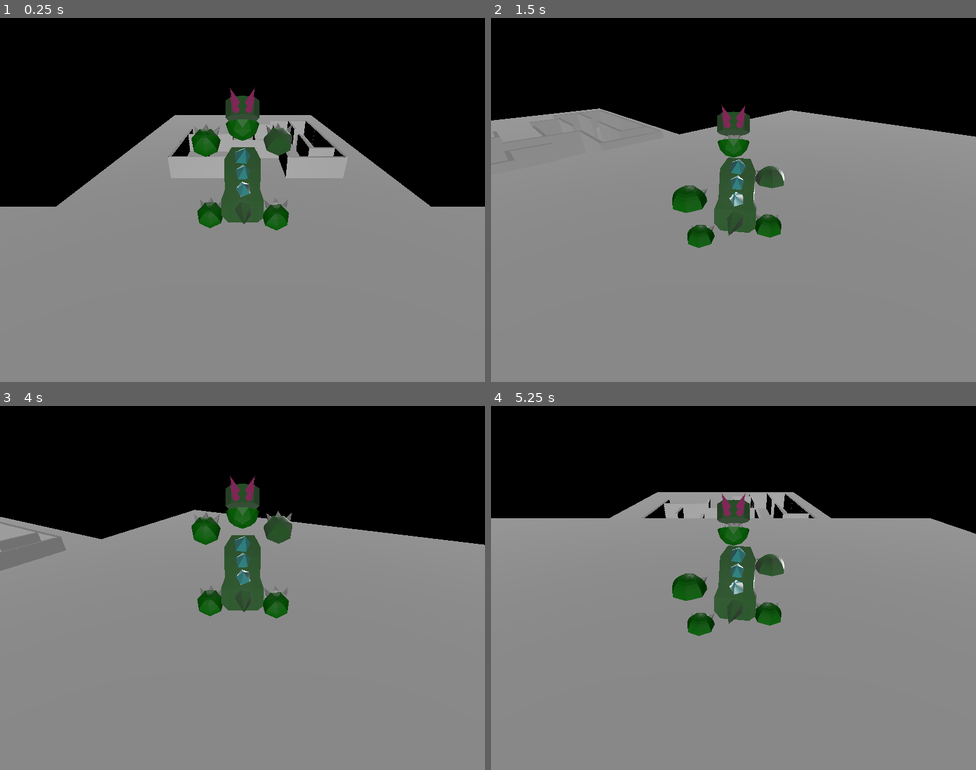
Above: before the commit, frames 1-4 (two rows, left to right).
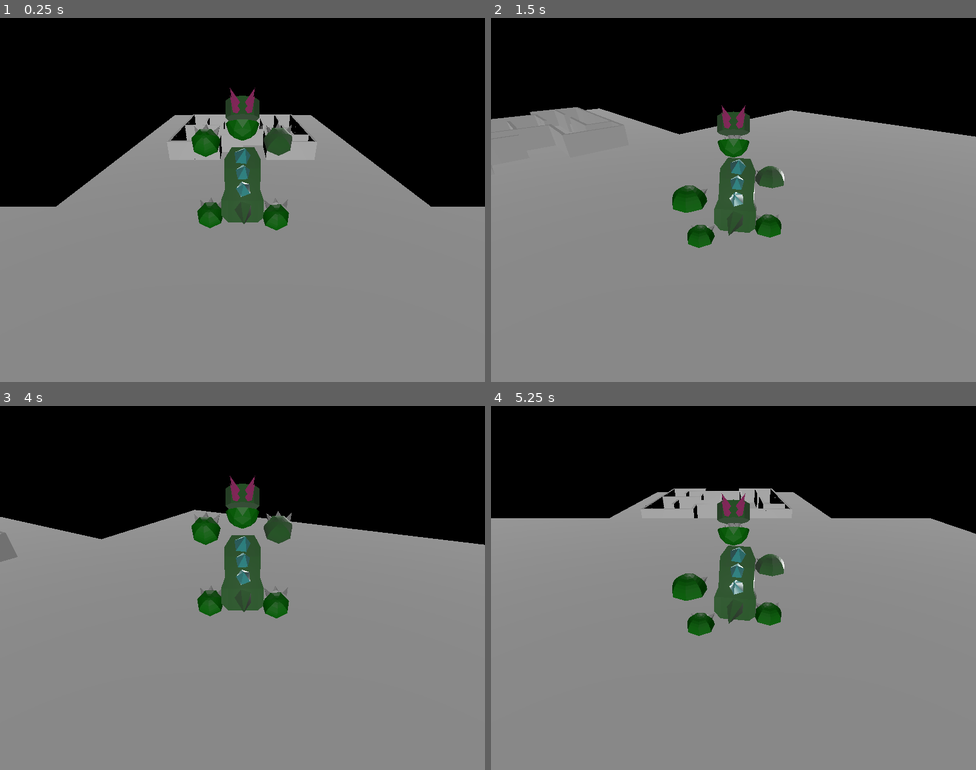
Above: after the commit, the same moments.

Repository: bazylevnik0/dinokid
Game: Godot game, scene res://shadowland.tscn
The game is run twice, just before and just after one commit, with the same random seed, the same clock (stepped at 60 frames per second) and the same inputs. This scene is started directly instead of the project's main scene.
Inputs:
- Up to frame 1 (0.25 s): no input
- Up to frame 2 (1.5 s): hold Right (move_right) 0.53-1.28 s; tap Space (jump) at 0.77 s; hold Down (move_backward) from 1.28 s (still down)
- Up to frame 3 (4 s): tap Space (jump) at 1.52, 3.02, 3.77 s; release Down (move_backward) at 2.03 s; hold Right (move_right) 2.03-2.78 s; hold Up (move_forward) 2.78-3.53 s; hold Left (move_left) from 3.53 s (still down)
- Up to frame 4 (5.25 s): tap Space (jump) at 4.52 s; release Left (move_left) at 5.03 s; hold Down (move_backward) from 5.03 s (still down)

The runs differ from the first frame. In frame 1, 1.6% of the frame differs, in the area x 34-72%, y 26-44%; in frame 2, 0.2%; in frame 3, 0.8%; in frame 4, 0.8%.

Commit message:
shadowland: finished walls in the maze

Diff:
--- a/shadowland.tscn
+++ b/shadowland.tscn
@@ -504,253 +504,302 @@
 transform = Transform3D(1, 0, 0, 0, 1, 0, 0, 0, 1, 0.0959473, 0.273926, -84.8186)
 shape = SubResource("BoxShape3D_uqfyx")
 
+[node name="MazeWall47" type="CollisionShape3D" parent="StaticBody3D"]
+transform = Transform3D(0.999996, 0, -0.00281868, 0, 1, 0, 0.00281868, 0, 0.999996, -3.00191, 1.694, -90.4495)
+shape = SubResource("BoxShape3D_bnrx3")
+
+[node name="maze_wall" parent="StaticBody3D/MazeWall47" instance=ExtResource("5_ahp8i")]
+transform = Transform3D(-4.37114e-08, 0, 1, 0, 1, 0, -1, 0, -4.37114e-08, 0, 0.00535107, 0)
+
+[node name="MazeWall46" type="CollisionShape3D" parent="StaticBody3D"]
+transform = Transform3D(-0.999999, 0, 0.00140934, 0, 1, 0, -0.00140934, 0, -0.999999, -4.79091, 1.694, -90.4535)
+shape = SubResource("BoxShape3D_bnrx3")
+
+[node name="maze_wall" parent="StaticBody3D/MazeWall46" instance=ExtResource("5_ahp8i")]
+transform = Transform3D(-4.37114e-08, 0, 1, 0, 1, 0, -1, 0, -4.37114e-08, 0, 0.00535107, 0)
+
+[node name="MazeWall45" type="CollisionShape3D" parent="StaticBody3D"]
+transform = Transform3D(-0.000704671, 0, -1, 0, 1, 0, 1, 0, -0.000704671, -5.70291, 1.694, -89.4225)
+shape = SubResource("BoxShape3D_bnrx3")
+
+[node name="maze_wall" parent="StaticBody3D/MazeWall45" instance=ExtResource("5_ahp8i")]
+transform = Transform3D(-4.37114e-08, 0, 1, 0, 1, 0, -1, 0, -4.37114e-08, 0, 0.00535107, 0)
+
+[node name="MazeWall44" type="CollisionShape3D" parent="StaticBody3D"]
+transform = Transform3D(-0.000352358, 0, -1, 0, 1, 0, 1, 0, -0.000352358, -5.68391, 1.694, -87.7345)
+shape = SubResource("BoxShape3D_bnrx3")
+
+[node name="maze_wall" parent="StaticBody3D/MazeWall44" instance=ExtResource("5_ahp8i")]
+transform = Transform3D(-4.37114e-08, 0, 1, 0, 1, 0, -1, 0, -4.37114e-08, 0, 0.00535107, 0)
+
+[node name="MazeWall43" type="CollisionShape3D" parent="StaticBody3D"]
+transform = Transform3D(0.000176201, 0, 1, 0, 1, 0, -1, 0, 0.000176201, -3.76191, 1.694, -87.7545)
+shape = SubResource("BoxShape3D_bnrx3")
+
+[node name="maze_wall" parent="StaticBody3D/MazeWall43" instance=ExtResource("5_ahp8i")]
+transform = Transform3D(-4.37114e-08, 0, 1, 0, 1, 0, -1, 0, -4.37114e-08, 0, 0.00535107, 0)
+
+[node name="MazeWall42" type="CollisionShape3D" parent="StaticBody3D"]
+transform = Transform3D(1, 0, -8.81222e-05, 0, 1, 0, 8.81222e-05, 0, 1, -2.83991, 1.694, -88.6715)
+shape = SubResource("BoxShape3D_bnrx3")
+
+[node name="maze_wall" parent="StaticBody3D/MazeWall42" instance=ExtResource("5_ahp8i")]
+transform = Transform3D(-4.37114e-08, 0, 1, 0, 1, 0, -1, 0, -4.37114e-08, 0, 0.00535107, 0)
+
+[node name="MazeWall41" type="CollisionShape3D" parent="StaticBody3D"]
+transform = Transform3D(1, 0, -4.40611e-05, 0, 1, 0, 4.40611e-05, 0, 1, -0.931913, 1.694, -88.6695)
+shape = SubResource("BoxShape3D_bnrx3")
+
+[node name="maze_wall" parent="StaticBody3D/MazeWall41" instance=ExtResource("5_ahp8i")]
+transform = Transform3D(-4.37114e-08, 0, 1, 0, 1, 0, -1, 0, -4.37114e-08, 0, 0.00535107, 0)
+
 [node name="MazeWall40" type="CollisionShape3D" parent="StaticBody3D"]
-transform = Transform3D(1, 0, -2.20305e-05, 0, 1, 0, 2.20305e-05, 0, 1, 3.8575, 1.694, -86.9944)
+transform = Transform3D(1, 0, -2.20305e-05, 0, 1, 0, 2.20305e-05, 0, 1, 2.85459, 1.694, -90.4409)
 shape = SubResource("BoxShape3D_bnrx3")
 
 [node name="maze_wall" parent="StaticBody3D/MazeWall40" instance=ExtResource("5_ahp8i")]
 transform = Transform3D(-4.37114e-08, 0, 1, 0, 1, 0, -1, 0, -4.37114e-08, 0, 0.00535107, 0)
 
 [node name="MazeWall39" type="CollisionShape3D" parent="StaticBody3D"]
-transform = Transform3D(1, 0, -1.10153e-05, 0, 1, 0, 1.10153e-05, 0, 1, 5.68426, 1.694, -86.999)
+transform = Transform3D(1, 0, -1.10153e-05, 0, 1, 0, 1.10153e-05, 0, 1, 4.68135, 1.694, -90.4456)
 shape = SubResource("BoxShape3D_bnrx3")
 
 [node name="maze_wall" parent="StaticBody3D/MazeWall39" instance=ExtResource("5_ahp8i")]
 transform = Transform3D(-4.37114e-08, 0, 1, 0, 1, 0, -1, 0, -4.37114e-08, 0, 0.00535107, 0)
 
 [node name="MazeWall38" type="CollisionShape3D" parent="StaticBody3D"]
-transform = Transform3D(-1, 0, 5.50764e-06, 0, 1, 0, -5.50764e-06, 0, -1, 2.071, 1.694, -85.2349)
+transform = Transform3D(-1, 0, 5.50764e-06, 0, 1, 0, -5.50764e-06, 0, -1, 1.06809, 1.694, -88.6814)
 shape = SubResource("BoxShape3D_bnrx3")
 
 [node name="maze_wall" parent="StaticBody3D/MazeWall38" instance=ExtResource("5_ahp8i")]
 transform = Transform3D(-4.37114e-08, 0, 1, 0, 1, 0, -1, 0, -4.37114e-08, 0, 0.00535107, 0)
 
 [node name="MazeWall37" type="CollisionShape3D" parent="StaticBody3D"]
-transform = Transform3D(2.75382e-06, 0, 1, 0, 1, 0, -1, 0, 2.75382e-06, 4.748, 1.694, -86.128)
+transform = Transform3D(2.75382e-06, 0, 1, 0, 1, 0, -1, 0, 2.75382e-06, 3.74509, 1.694, -89.5745)
 shape = SubResource("BoxShape3D_bnrx3")
 
 [node name="maze_wall" parent="StaticBody3D/MazeWall37" instance=ExtResource("5_ahp8i")]
 transform = Transform3D(-4.37114e-08, 0, 1, 0, 1, 0, -1, 0, -4.37114e-08, 0, 0.00535107, 0)
 
 [node name="MazeWall36" type="CollisionShape3D" parent="StaticBody3D"]
-transform = Transform3D(1.35505e-06, 0, 1, 0, 1, 0, -1, 0, 1.35505e-06, 6.57402, 1.694, -86.1123)
+transform = Transform3D(1.35505e-06, 0, 1, 0, 1, 0, -1, 0, 1.35505e-06, 5.5711, 1.694, -89.5588)
 shape = SubResource("BoxShape3D_bnrx3")
 
 [node name="maze_wall" parent="StaticBody3D/MazeWall36" instance=ExtResource("5_ahp8i")]
 transform = Transform3D(-4.37114e-08, 0, 1, 0, 1, 0, -1, 0, -4.37114e-08, 0, 0.00535107, 0)
 
 [node name="MazeWall35" type="CollisionShape3D" parent="StaticBody3D"]
-transform = Transform3D(6.55671e-07, 0, 1, 0, 1, 0, -1, 0, 6.55671e-07, 6.571, 1.694, -84.331)
+transform = Transform3D(6.55671e-07, 0, 1, 0, 1, 0, -1, 0, 6.55671e-07, 5.56809, 1.694, -87.7775)
 shape = SubResource("BoxShape3D_bnrx3")
 
 [node name="maze_wall" parent="StaticBody3D/MazeWall35" instance=ExtResource("5_ahp8i")]
 transform = Transform3D(-4.37114e-08, 0, 1, 0, 1, 0, -1, 0, -4.37114e-08, 0, 0.00535107, 0)
 
 [node name="MazeWall34" type="CollisionShape3D" parent="StaticBody3D"]
-transform = Transform3D(6.55671e-07, 0, 1, 0, 1, 0, -1, 0, 6.55671e-07, 6.57861, 1.694, -82.5655)
+transform = Transform3D(6.55671e-07, 0, 1, 0, 1, 0, -1, 0, 6.55671e-07, 5.5757, 1.694, -86.012)
 shape = SubResource("BoxShape3D_bnrx3")
 
 [node name="maze_wall" parent="StaticBody3D/MazeWall34" instance=ExtResource("5_ahp8i")]
 transform = Transform3D(-4.37114e-08, 0, 1, 0, 1, 0, -1, 0, -4.37114e-08, 0, 0.00535107, 0)
 
 [node name="MazeWall33" type="CollisionShape3D" parent="StaticBody3D"]
-transform = Transform3D(3.0598e-07, 0, 1, 0, 1, 0, -1, 0, 3.0598e-07, 4.739, 1.694, -84.351)
+transform = Transform3D(3.0598e-07, 0, 1, 0, 1, 0, -1, 0, 3.0598e-07, 3.73609, 1.694, -87.7975)
 shape = SubResource("BoxShape3D_bnrx3")
 
 [node name="maze_wall" parent="StaticBody3D/MazeWall33" instance=ExtResource("5_ahp8i")]
 transform = Transform3D(-4.37114e-08, 0, 1, 0, 1, 0, -1, 0, -4.37114e-08, 0, 0.00535107, 0)
 
 [node name="MazeWall31" type="CollisionShape3D" parent="StaticBody3D"]
-transform = Transform3D(-4.37114e-08, 0, -1, 0, 1, 0, 1, 0, -4.37114e-08, 2.974, 1.694, -84.358)
+transform = Transform3D(-4.37114e-08, 0, -1, 0, 1, 0, 1, 0, -4.37114e-08, 1.97109, 1.694, -87.8045)
 shape = SubResource("BoxShape3D_bnrx3")
 
 [node name="maze_wall" parent="StaticBody3D/MazeWall31" instance=ExtResource("5_ahp8i")]
 transform = Transform3D(-4.37114e-08, 0, 1, 0, 1, 0, -1, 0, -4.37114e-08, 0, 0.00535107, 0)
 
 [node name="MazeWall1" type="CollisionShape3D" parent="StaticBody3D"]
-transform = Transform3D(1, 0, 0, 0, 1, 0, 0, 0, 1, -1.85483, 1.69394, -76.0837)
+transform = Transform3D(1, 0, 0, 0, 1, 0, 0, 0, 1, -2.85774, 1.69394, -79.5302)
 shape = SubResource("BoxShape3D_bnrx3")
 
 [node name="maze_wall" parent="StaticBody3D/MazeWall1" instance=ExtResource("5_ahp8i")]
 transform = Transform3D(-4.37114e-08, 0, 1, 0, 1, 0, -1, 0, -4.37114e-08, 0, 0.00535107, 0)
 
 [node name="MazeWall5" type="CollisionShape3D" parent="StaticBody3D"]
-transform = Transform3D(1, 0, 1.74846e-07, 0, 1, 0, -1.74846e-07, 0, 1, -3.8165, 1.694, -76.0827)
+transform = Transform3D(1, 0, 1.74846e-07, 0, 1, 0, -1.74846e-07, 0, 1, -4.81941, 1.694, -79.5292)
 shape = SubResource("BoxShape3D_bnrx3")
 
 [node name="maze_wall" parent="StaticBody3D/MazeWall5" instance=ExtResource("5_ahp8i")]
 transform = Transform3D(-4.37114e-08, 0, 1, 0, 1, 0, -1, 0, -4.37114e-08, 0, 0.00535107, 0)
 
 [node name="MazeWall4" type="CollisionShape3D" parent="StaticBody3D"]
-transform = Transform3D(-1, 0, -8.74228e-08, 0, 1, 0, 8.74228e-08, 0, -1, -0.013, 1.694, -77.876)
+transform = Transform3D(-1, 0, -8.74228e-08, 0, 1, 0, 8.74228e-08, 0, -1, -1.01591, 1.694, -81.3225)
 shape = SubResource("BoxShape3D_bnrx3")
 
 [node name="maze_wall" parent="StaticBody3D/MazeWall4" instance=ExtResource("5_ahp8i")]
 transform = Transform3D(-4.37114e-08, 0, 1, 0, 1, 0, -1, 0, -4.37114e-08, 0, 0.00535107, 0)
 
 [node name="MazeWall7" type="CollisionShape3D" parent="StaticBody3D"]
-transform = Transform3D(-1, 0, -8.74228e-08, 0, 1, 0, 8.74228e-08, 0, -1, 3.81763, 1.694, -76.0887)
+transform = Transform3D(-1, 0, -8.74228e-08, 0, 1, 0, 8.74228e-08, 0, -1, 2.81472, 1.694, -79.5352)
 shape = SubResource("BoxShape3D_bnrx3")
 
 [node name="maze_wall" parent="StaticBody3D/MazeWall7" instance=ExtResource("5_ahp8i")]
 transform = Transform3D(-4.37114e-08, 0, 1, 0, 1, 0, -1, 0, -4.37114e-08, 0, -0.0150723, 0)
 
 [node name="MazeWall27" type="CollisionShape3D" parent="StaticBody3D"]
-transform = Transform3D(-0.0203547, 4.79029e-19, 0.969038, -8.0689e-19, 0.999992, -1.33044e-19, -0.969038, -6.82752e-19, -0.0203547, 3.004, 1.694, -82.7281)
+transform = Transform3D(-0.0203547, 4.79029e-19, 0.969038, -8.0689e-19, 0.999992, -1.33044e-19, -0.969038, -6.82752e-19, -0.0203547, 2.00109, 1.694, -86.1746)
 shape = SubResource("BoxShape3D_bnrx3")
 
 [node name="maze_wall" parent="StaticBody3D/MazeWall27" instance=ExtResource("5_ahp8i")]
 transform = Transform3D(-4.37114e-08, 0, 1, 0, 1, 0, -1, 0, -4.37114e-08, 0, 0.00535107, 0)
 
 [node name="MazeWall26" type="CollisionShape3D" parent="StaticBody3D"]
-transform = Transform3D(-0.0103381, -1.04749e-19, 0.984451, -4.77027e-19, 0.999996, 3.40084e-19, -0.984451, -5.88232e-19, -0.0103381, 1.033, 1.694, -82.516)
+transform = Transform3D(-0.0103381, -1.04749e-19, 0.984451, -4.77027e-19, 0.999996, 3.40084e-19, -0.984451, -5.88232e-19, -0.0103381, 0.0300865, 1.694, -85.9625)
 shape = SubResource("BoxShape3D_bnrx3")
 
 [node name="maze_wall" parent="StaticBody3D/MazeWall26" instance=ExtResource("5_ahp8i")]
 transform = Transform3D(-4.37114e-08, 0, 1, 0, 1, 0, -1, 0, -4.37114e-08, 0, 0.00535107, 0)
 
 [node name="MazeWall25" type="CollisionShape3D" parent="StaticBody3D"]
-transform = Transform3D(-0.00520968, -3.49073e-19, 0.992209, -6.94537e-20, 0.999998, 4.11139e-19, -0.992209, -2.4287e-19, -0.00520968, -1.004, 1.694, -82.527)
+transform = Transform3D(-0.00520968, -3.49073e-19, 0.992209, -6.94537e-20, 0.999998, 4.11139e-19, -0.992209, -2.4287e-19, -0.00520968, -2.00691, 1.694, -85.9735)
 shape = SubResource("BoxShape3D_bnrx3")
 
 [node name="maze_wall" parent="StaticBody3D/MazeWall25" instance=ExtResource("5_ahp8i")]
 transform = Transform3D(-4.37114e-08, 0, 1, 0, 1, 0, -1, 0, -4.37114e-08, 0, 0.00535107, 0)
 
 [node name="MazeWall24" type="CollisionShape3D" parent="StaticBody3D"]
-transform = Transform3D(0.00261506, 5.21699e-20, -0.9961, -2.39891e-19, 0.999999, 1.71734e-19, 0.9961, 2.96332e-19, 0.00261506, -4.693, 1.694, -82.505)
+transform = Transform3D(0.00261506, 5.21699e-20, -0.9961, -2.39891e-19, 0.999999, 1.71734e-19, 0.9961, 2.96332e-19, 0.00261506, -5.69591, 1.694, -85.9515)
 shape = SubResource("BoxShape3D_bnrx3")
 
 [node name="maze_wall" parent="StaticBody3D/MazeWall24" instance=ExtResource("5_ahp8i")]
 transform = Transform3D(-4.37114e-08, 0, 1, 0, 1, 0, -1, 0, -4.37114e-08, 0, 0.00535107, 0)
 
 [node name="MazeWall23" type="CollisionShape3D" parent="StaticBody3D"]
-transform = Transform3D(0.998049, 1.48328e-19, 0.00131011, -1.20006e-19, 1, 8.60297e-20, -0.00131011, -2.60132e-20, 0.998049, -1.884, 1.694, -81.627)
+transform = Transform3D(0.998049, 1.48328e-19, 0.00131011, -1.20006e-19, 1, 8.60297e-20, -0.00131011, -2.60132e-20, 0.998049, -2.88691, 1.694, -85.0735)
 shape = SubResource("BoxShape3D_bnrx3")
 
 [node name="maze_wall" parent="StaticBody3D/MazeWall23" instance=ExtResource("5_ahp8i")]
 transform = Transform3D(-4.37114e-08, 0, 1, 0, 1, 0, -1, 0, -4.37114e-08, 0, 0.00535107, 0)
 
 [node name="MazeWall22" type="CollisionShape3D" parent="StaticBody3D"]
-transform = Transform3D(-0.999024, 9.23778e-17, -0.000655693, -1.25601e-16, 1, 3.76601e-18, 0.000655693, -8.87684e-17, -0.999024, -3.774, 1.694, -81.635)
+transform = Transform3D(-0.999024, 9.23778e-17, -0.000655693, -1.25601e-16, 1, 3.76601e-18, 0.000655693, -8.87684e-17, -0.999024, -4.77691, 1.694, -85.0815)
 shape = SubResource("BoxShape3D_bnrx3")
 
 [node name="maze_wall" parent="StaticBody3D/MazeWall22" instance=ExtResource("5_ahp8i")]
 transform = Transform3D(-4.37114e-08, 0, 1, 0, 1, 0, -1, 0, -4.37114e-08, 0, 0.00535107, 0)
 
 [node name="MazeWall21" type="CollisionShape3D" parent="StaticBody3D"]
-transform = Transform3D(-0.000328006, 9.06102e-17, 0.999512, -6.09476e-17, 1, 6.47051e-17, -0.999512, 1.7982e-18, -0.000328006, -4.702, 1.695, -80.75)
+transform = Transform3D(-0.000328006, 9.06102e-17, 0.999512, -6.09476e-17, 1, 6.47051e-17, -0.999512, 1.7982e-18, -0.000328006, -5.70491, 1.695, -84.1965)
 shape = SubResource("BoxShape3D_bnrx3")
 
 [node name="maze_wall" parent="StaticBody3D/MazeWall21" instance=ExtResource("5_ahp8i")]
 transform = Transform3D(-4.37114e-08, 0, 1, 0, 1, 0, -1, 0, -4.37114e-08, 0, 0.00535107, 0)
 
 [node name="MazeWall20" type="CollisionShape3D" parent="StaticBody3D"]
-transform = Transform3D(-0.000164065, 4.62119e-17, 0.999756, 1.87663e-18, 1, 6.28392e-17, -0.999756, -4.44169e-17, -0.000164065, 1.038, 1.694, -80.725)
+transform = Transform3D(-0.000164065, 4.62119e-17, 0.999756, 1.87663e-18, 1, 6.28392e-17, -0.999756, -4.44169e-17, -0.000164065, 0.0350865, 1.694, -84.1715)
 shape = SubResource("BoxShape3D_bnrx3")
 
 [node name="maze_wall" parent="StaticBody3D/MazeWall20" instance=ExtResource("5_ahp8i")]
 transform = Transform3D(-4.37114e-08, 0, 1, 0, 1, 0, -1, 0, -4.37114e-08, 0, 0.00535107, 0)
 
 [node name="MazeWall19" type="CollisionShape3D" parent="StaticBody3D"]
-transform = Transform3D(-8.20644e-05, 8.96654e-19, 0.999878, 3.23606e-17, 1, 3.0485e-17, -0.999878, -4.5319e-17, -8.20644e-05, 4.759, 1.694, -80.768)
+transform = Transform3D(-8.20644e-05, 8.96654e-19, 0.999878, 3.23606e-17, 1, 3.0485e-17, -0.999878, -4.5319e-17, -8.20644e-05, 3.75609, 1.694, -84.2145)
 shape = SubResource("BoxShape3D_bnrx3")
 
 [node name="maze_wall" parent="StaticBody3D/MazeWall19" instance=ExtResource("5_ahp8i")]
 transform = Transform3D(-4.37114e-08, 0, 1, 0, 1, 0, -1, 0, -4.37114e-08, 0, 0.00535107, 0)
 
 [node name="MazeWall18" type="CollisionShape3D" parent="StaticBody3D"]
-transform = Transform3D(4.10566e-05, -2.31092e-17, -0.999939, 9.39399e-19, 1, 3.14231e-17, 0.999939, 2.22102e-17, 4.10566e-05, 6.553, 1.694, -80.7644)
+transform = Transform3D(4.10566e-05, -2.31092e-17, -0.999939, 9.39399e-19, 1, 3.14231e-17, 0.999939, 2.22102e-17, 4.10566e-05, 5.55009, 1.694, -84.2109)
 shape = SubResource("BoxShape3D_bnrx3")
 
 [node name="maze_wall" parent="StaticBody3D/MazeWall18" instance=ExtResource("5_ahp8i")]
 transform = Transform3D(-4.37114e-08, 0, 1, 0, 1, 0, -1, 0, -4.37114e-08, 0, 0.00535107, 0)
 
 [node name="MazeWall17" type="CollisionShape3D" parent="StaticBody3D"]
-transform = Transform3D(2.05071e-05, -2.26598e-17, -0.999969, -1.52415e-17, 1, 1.61817e-17, 0.999969, -4.50068e-19, 2.05071e-05, 4.75, 1.694, -78.812)
+transform = Transform3D(2.05071e-05, -2.26598e-17, -0.999969, -1.52415e-17, 1, 1.61817e-17, 0.999969, -4.50068e-19, 2.05071e-05, 3.74709, 1.694, -82.2585)
 shape = SubResource("BoxShape3D_bnrx3")
 
 [node name="maze_wall" parent="StaticBody3D/MazeWall17" instance=ExtResource("5_ahp8i")]
 transform = Transform3D(-4.37114e-08, 0, 1, 0, 1, 0, -1, 0, -4.37114e-08, 0, 0.00535107, 0)
 
 [node name="MazeWall16" type="CollisionShape3D" parent="StaticBody3D"]
-transform = Transform3D(-0.999985, 6.69679e-13, -1.02755e-05, -1.17774e-12, 1, 2.68234e-13, 1.02755e-05, 1.03562e-12, -0.999985, 5.635, 1.694, -77.913)
+transform = Transform3D(-0.999985, 6.69679e-13, -1.02755e-05, -1.17774e-12, 1, 2.68234e-13, 1.02755e-05, 1.03562e-12, -0.999985, 4.63209, 1.694, -81.3595)
 shape = SubResource("BoxShape3D_bnrx3")
 
 [node name="maze_wall" parent="StaticBody3D/MazeWall16" instance=ExtResource("5_ahp8i")]
 transform = Transform3D(-4.37114e-08, 0, 1, 0, 1, 0, -1, 0, -4.37114e-08, 0, 0.00535107, 0)
 
 [node name="MazeWall15" type="CollisionShape3D" parent="StaticBody3D"]
-transform = Transform3D(5.13781e-06, 8.5265e-13, -0.999992, -7.22989e-13, 1, -4.54747e-13, 0.999992, 1.82977e-13, 5.13781e-06, 6.555, 1.694, -78.924)
+transform = Transform3D(5.13781e-06, 8.5265e-13, -0.999992, -7.22989e-13, 1, -4.54747e-13, 0.999992, 1.82977e-13, 5.13781e-06, 5.55209, 1.694, -82.3705)
 shape = SubResource("BoxShape3D_bnrx3")
 
 [node name="maze_wall" parent="StaticBody3D/MazeWall15" instance=ExtResource("5_ahp8i")]
 transform = Transform3D(-4.37114e-08, 0, 1, 0, 1, 0, -1, 0, -4.37114e-08, 0, 0.00535107, 0)
 
 [node name="MazeWall14" type="CollisionShape3D" parent="StaticBody3D"]
-transform = Transform3D(0.999996, 9.14892e-14, 2.59077e-06, -3.61495e-13, 1, -2.27374e-13, -2.59077e-06, -4.26326e-13, 0.999996, 0.109, 1.694, -79.823)
+transform = Transform3D(0.999996, 9.14892e-14, 2.59077e-06, -3.61495e-13, 1, -2.27374e-13, -2.59077e-06, -4.26326e-13, 0.999996, -0.893914, 1.694, -83.2695)
 shape = SubResource("BoxShape3D_bnrx3")
 
 [node name="maze_wall" parent="StaticBody3D/MazeWall14" instance=ExtResource("5_ahp8i")]
 transform = Transform3D(-4.37114e-08, 0, 1, 0, 1, 0, -1, 0, -4.37114e-08, 0, 0.00535107, 0)
 
 [node name="MazeWall13" type="CollisionShape3D" parent="StaticBody3D"]
-transform = Transform3D(-0.999998, -7.24232e-08, -1.29539e-06, -7.24233e-08, 1, -1.74845e-07, 1.29539e-06, -1.74845e-07, -0.999998, 2.034, 1.694, -79.821)
+transform = Transform3D(-0.999998, -7.24232e-08, -1.29539e-06, -7.24233e-08, 1, -1.74845e-07, 1.29539e-06, -1.74845e-07, -0.999998, 1.03109, 1.694, -83.2675)
 shape = SubResource("BoxShape3D_bnrx3")
 
 [node name="maze_wall" parent="StaticBody3D/MazeWall13" instance=ExtResource("5_ahp8i")]
 transform = Transform3D(-4.37114e-08, 0, 1, 0, 1, 0, -1, 0, -4.37114e-08, 0, 0.00535107, 0)
 
 [node name="MazeWall12" type="CollisionShape3D" parent="StaticBody3D"]
-transform = Transform3D(-6.47694e-07, 5.12111e-08, 0.999999, -1.23634e-07, 1, -5.12111e-08, -0.999999, -1.23634e-07, -6.47694e-07, 2.943, 1.694, -78.922)
+transform = Transform3D(-6.47694e-07, 5.12111e-08, 0.999999, -1.23634e-07, 1, -5.12111e-08, -0.999999, -1.23634e-07, -6.47694e-07, 1.94009, 1.694, -82.3685)
 shape = SubResource("BoxShape3D_bnrx3")
 
 [node name="maze_wall" parent="StaticBody3D/MazeWall12" instance=ExtResource("5_ahp8i")]
 transform = Transform3D(-4.37114e-08, 0, 1, 0, 1, 0, -1, 0, -4.37114e-08, 0, 0.00535107, 0)
 
 [node name="MazeWall11" type="CollisionShape3D" parent="StaticBody3D"]
-transform = Transform3D(-3.45703e-07, -3.62117e-08, 1, -8.74228e-08, 1, 3.62117e-08, -1, -8.74227e-08, -3.45703e-07, -2.82, 1.694, -78.955)
+transform = Transform3D(-3.45703e-07, -3.62117e-08, 1, -8.74228e-08, 1, 3.62117e-08, -1, -8.74227e-08, -3.45703e-07, -3.82291, 1.694, -82.4015)
 shape = SubResource("BoxShape3D_bnrx3")
 
 [node name="maze_wall" parent="StaticBody3D/MazeWall11" instance=ExtResource("5_ahp8i")]
 transform = Transform3D(-4.37114e-08, 0, 1, 0, 1, 0, -1, 0, -4.37114e-08, 0, 0.00535107, 0)
 
 [node name="MazeWall10" type="CollisionShape3D" parent="StaticBody3D"]
-transform = Transform3D(1.94707e-07, -2.56055e-08, -1, -6.18172e-08, 1, -2.56055e-08, 1, 6.18172e-08, 1.94707e-07, -4.696, 1.694, -78.941)
+transform = Transform3D(1.94707e-07, -2.56055e-08, -1, -6.18172e-08, 1, -2.56055e-08, 1, 6.18172e-08, 1.94707e-07, -5.69891, 1.694, -82.3875)
 shape = SubResource("BoxShape3D_bnrx3")
 
 [node name="maze_wall" parent="StaticBody3D/MazeWall10" instance=ExtResource("5_ahp8i")]
 transform = Transform3D(-4.37114e-08, 0, 1, 0, 1, 0, -1, 0, -4.37114e-08, 0, 0.00535107, 0)
 
 [node name="MazeWall9" type="CollisionShape3D" parent="StaticBody3D"]
-transform = Transform3D(-7.54979e-08, -1.81058e-08, 1, -4.37114e-08, 1, 1.81058e-08, -1, -4.37114e-08, -7.54979e-08, 6.55142, 1.694, -76.988)
+transform = Transform3D(-7.54979e-08, -1.81058e-08, 1, -4.37114e-08, 1, 1.81058e-08, -1, -4.37114e-08, -7.54979e-08, 5.54851, 1.694, -80.4345)
 shape = SubResource("BoxShape3D_bnrx3")
 
 [node name="maze_wall" parent="StaticBody3D/MazeWall9" instance=ExtResource("5_ahp8i")]
 transform = Transform3D(-4.37114e-08, 0, 1, 0, 1, 0, -1, 0, -4.37114e-08, 0, 0.00535107, 0)
 
 [node name="MazeWall8" type="CollisionShape3D" parent="StaticBody3D"]
-transform = Transform3D(-5.96046e-08, -3.09086e-08, 1, -1.28028e-08, 1, 3.09086e-08, -1, -1.28028e-08, -5.96046e-08, 2.94321, 1.694, -76.9874)
+transform = Transform3D(-5.96046e-08, -3.09086e-08, 1, -1.28028e-08, 1, 3.09086e-08, -1, -1.28028e-08, -5.96046e-08, 1.9403, 1.694, -80.4339)
 shape = SubResource("BoxShape3D_bnrx3")
 
 [node name="maze_wall" parent="StaticBody3D/MazeWall8" instance=ExtResource("5_ahp8i")]
 transform = Transform3D(-4.37114e-08, 0, 1, 0, 1, 0, -1, 0, -4.37114e-08, 0, 0.00535107, 0)
 
 [node name="MazeWall6" type="CollisionShape3D" parent="StaticBody3D"]
-transform = Transform3D(-4.37114e-08, 0, 1, 0, 1, 0, -1, 0, -4.37114e-08, -4.69909, 1.69785, -76.9901)
+transform = Transform3D(-4.37114e-08, 0, 1, 0, 1, 0, -1, 0, -4.37114e-08, -5.702, 1.69785, -80.4366)
 shape = SubResource("BoxShape3D_bnrx3")
 
 [node name="maze_wall" parent="StaticBody3D/MazeWall6" instance=ExtResource("5_ahp8i")]
 transform = Transform3D(-4.37114e-08, 0, 1, 0, 1, 0, -1, 0, -4.37114e-08, 0, 0.00535107, 0)
 
 [node name="MazeWall3" type="CollisionShape3D" parent="StaticBody3D"]
-transform = Transform3D(-4.37114e-08, 0, 1, 0, 1, 0, -1, 0, -4.37114e-08, -0.923566, 1.694, -76.9834)
+transform = Transform3D(-4.37114e-08, 0, 1, 0, 1, 0, -1, 0, -4.37114e-08, -1.92648, 1.694, -80.4299)
 shape = SubResource("BoxShape3D_bnrx3")
 
 [node name="maze_wall" parent="StaticBody3D/MazeWall3" instance=ExtResource("5_ahp8i")]
 transform = Transform3D(-4.37114e-08, 0, 1, 0, 1, 0, -1, 0, -4.37114e-08, 0, 0.00535107, 0)
 
 [node name="MazeWall2" type="CollisionShape3D" parent="StaticBody3D"]
-transform = Transform3D(1, 0, 0, 0, 1, 0, 0, 0, 1, 5.65029, 1.67785, -76.0881)
+transform = Transform3D(1, 0, 0, 0, 1, 0, 0, 0, 1, 4.64738, 1.67785, -79.5346)
 shape = SubResource("BoxShape3D_bnrx3")
 
 [node name="maze_wall" parent="StaticBody3D/MazeWall2" instance=ExtResource("5_ahp8i")]
